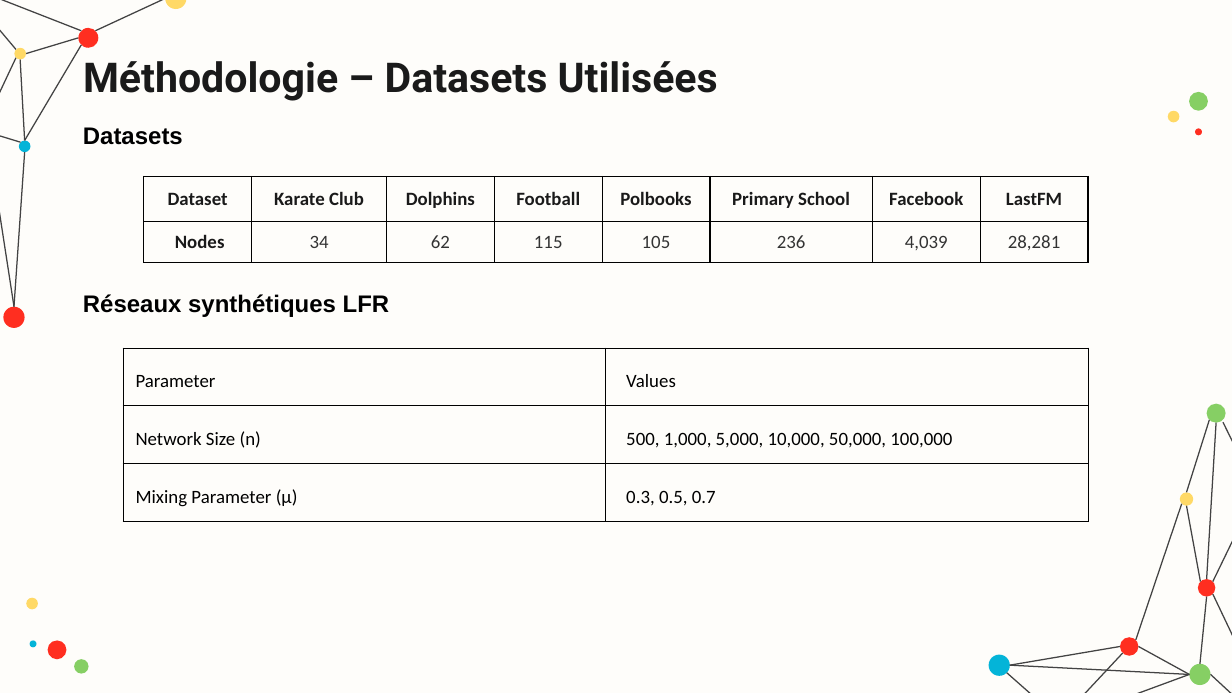
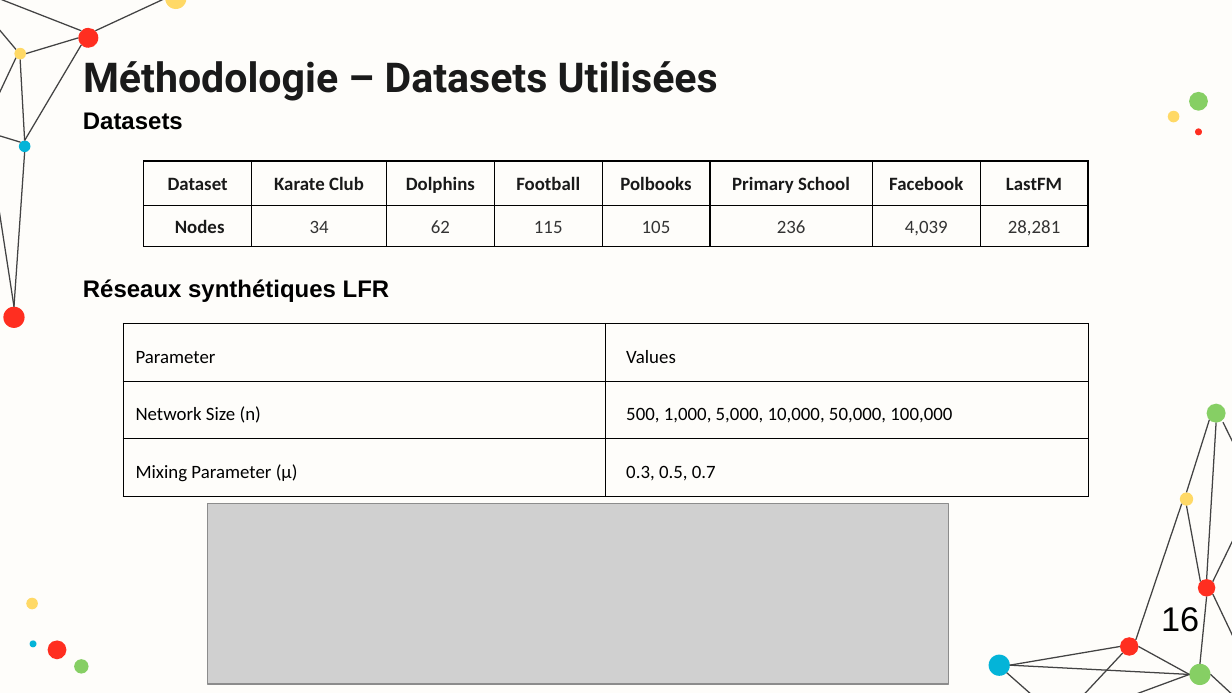
Before and after one commit to hamzamdn077/Master-Project, a slide deck: slide 16 of presentation.pptx. Drawn at 1232x693 pixels with LibreOffice and Linux fonts; fonts in the diff are those of the drawing; grey boxes stand for pictures. Boxes give left, top, right and bottom in pixels: in the first picture for what was removed or moved away, otherwise in the second. Text is boxed around its words. In the diff, an @@ line names an element or a change of style, - is before the commit and + after.

```diff
--- a/presentation.pptx
+++ b/presentation.pptx
@@ 2 texts, 1 table: place and size @@
-2 texts, 1 table at box(83, 127, 1093, 317)
+2 texts, 1 table at box(83, 112, 1093, 302)
@@ table: place and size @@
-table at box(123, 349, 1089, 513)
+table at box(123, 324, 1089, 488)
@@ picture added at box(208, 504, 949, 684) @@
@@ text added at box(1161, 607, 1199, 632), 20 pt, text #000000 @@
+16
```
Also in this commit, not shown: 27 other slides changed, 2 slides removed, 1 other file.
